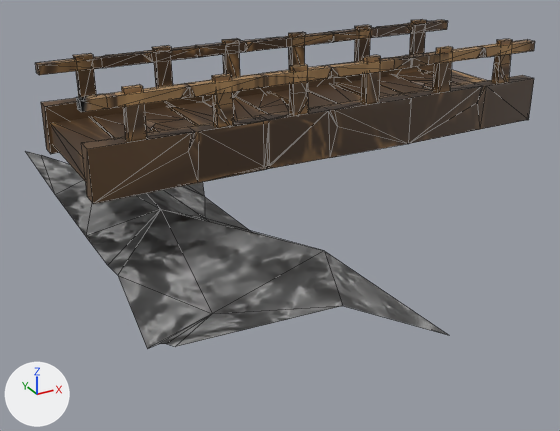
The glTF model Rogue-Robots/Assets/Models/ModularBlocks/FloorBridge2.gltf, before and after one commit.
Rendered twice from a 50 mm lens placed at (-4.15, -7.09, 3.87), pointed at (-0.29, -0.07, 0.36). The axes (+X, +Y, +Z) are drawn at lower left. The lights are the same throughout. Mesh edges are drawn as thin lines. Vertices at the same position are counted once.

Objects in the first picture: 'FloorBridge2'.
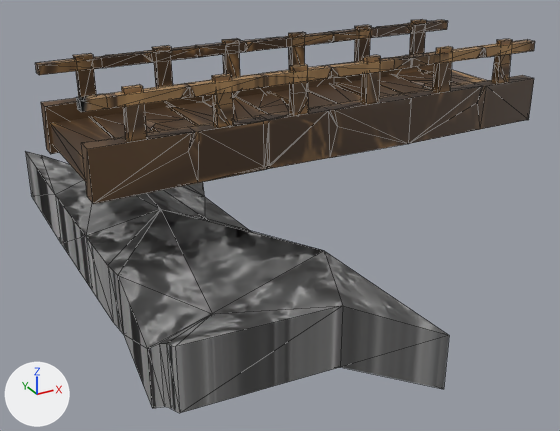
Patch to the scene script:
```diff
--- a/Rogue-Robots/Assets/Models/ModularBlocks/FloorBridge2.gltf.py
+++ b/Rogue-Robots/Assets/Models/ModularBlocks/FloorBridge2.gltf.py
@@ me_scene_013 @@
 # used by ob_floorbridge2; location = (0.0, 0.0, 0.0)
-me_scene_013.from_pydata(...)  # 619 vertices, 1125 faces; spans x -2.59..2.56, y -2.5..2.5, z 0.0..2.21
+me_scene_013.from_pydata(...)  # 645 vertices, 1235 faces; spans x -2.59..2.56, y -2.5..2.5, z -0.6..2.21
+# me_scene_013 part 1
+# 19 new vertices lie (0.0, 0.0, -0.6) away from vertices in x -2.5..0.14, y -2.5..2.5, z 0.0..0.75
+# 7 new vertices lie (0.0, 0.0, -0.59) away from vertices in x -2.5..-1.04, y -2.5..2.5, z 0.37..0.71
+# 110 new faces join them, mat_ground
 me_scene_013.materials.append(mat_ground)
```

Boxes (x1, y1, x2, y2) around the edits, measured in the pictures (560 x 431 px):
'FloorBridge2', reshaped (19% taller)
    before: (25, 19, 535, 349)
    after: (25, 19, 535, 413)
part 1 of me_scene_013, added
    after: (25, 152, 449, 413)
